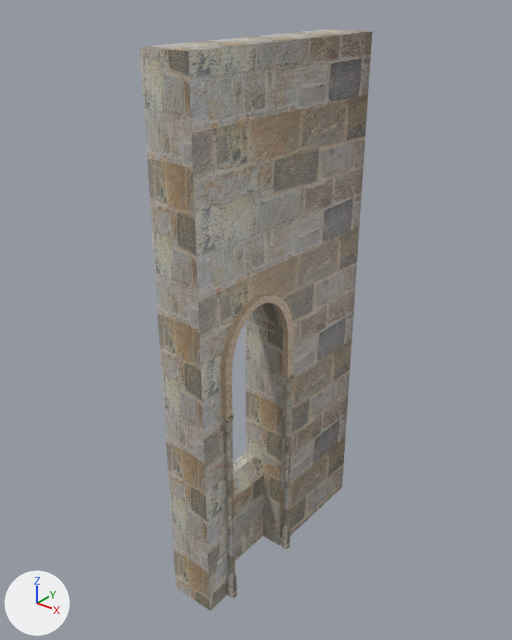
Before and after pictures for a commit that changed the Blender file models/wall.blend.
Camera for both pictures: a camera (50 mm lens) standing at (8.32, -10.82, 12.46) and looking at (-0.2, -0.16, 5.85). The lights are fixed; the arrows at lower left show +X, +Y and +Z. The first picture is the older version.
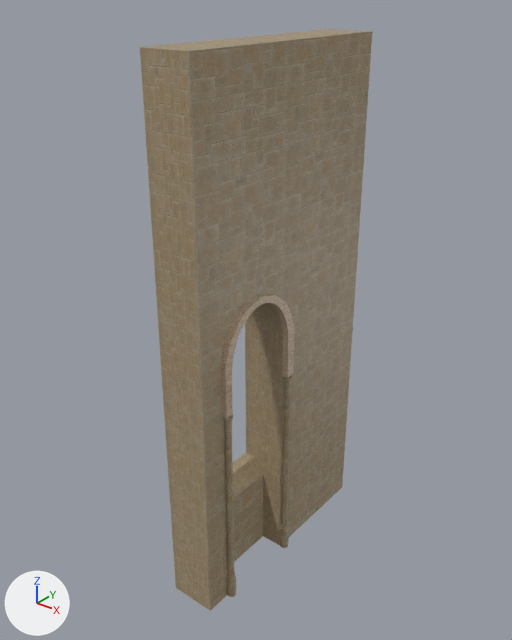
Changed parts and their boxes (x1, y1, x2, y2) in the pictures (512 x 640 px):
```json
{"object": "Cube", "change": "surface changed", "before": [140, 29, 372, 611], "after": [140, 29, 372, 611]}
{"object": "Cylinder.001", "change": "moved", "before": [282, 375, 294, 549], "after": [280, 375, 293, 548]}
```

The change, as JSON lines over the scene's bpy script:
```json
{"op": "add", "block": "img_wallstone_png", "code": ["img_wallstone_png = load_image('wallstone.png', '_unpacked/wallstone.png', 1254, 1254, 'sRGB')"]}
{"block": "mat_material_003", "where": "n2 = _N.new('ShaderNodeTexImage'); n2.name = 'Image Texture'"}
{"op": "set", "path": "n2.image", "old": "img_wallstone_png_001", "new": "img_wallstone_png"}
{"block": "mat_material_003", "where": "n3 = _N.new('ShaderNodeMapping'); n3.name = 'Mapping'"}
{"op": "set", "path": "n3.inputs[3].default_value", "old": "(1.0, 4.0, 2.0)", "new": "(3.3, 4.8, 2.0)", "note": "'Scale'"}
{"op": "set", "path": "ob_cylinder_001.location", "old": "(0.65, -0.07, 0.21)", "new": "(0.6, -0.07, 0.21)"}
```
